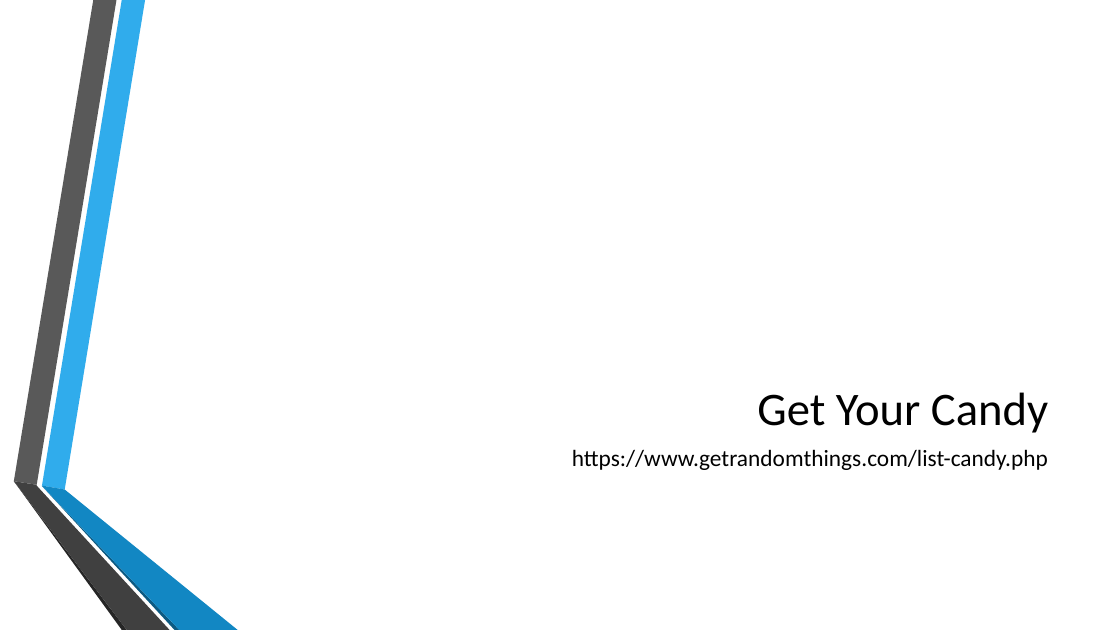
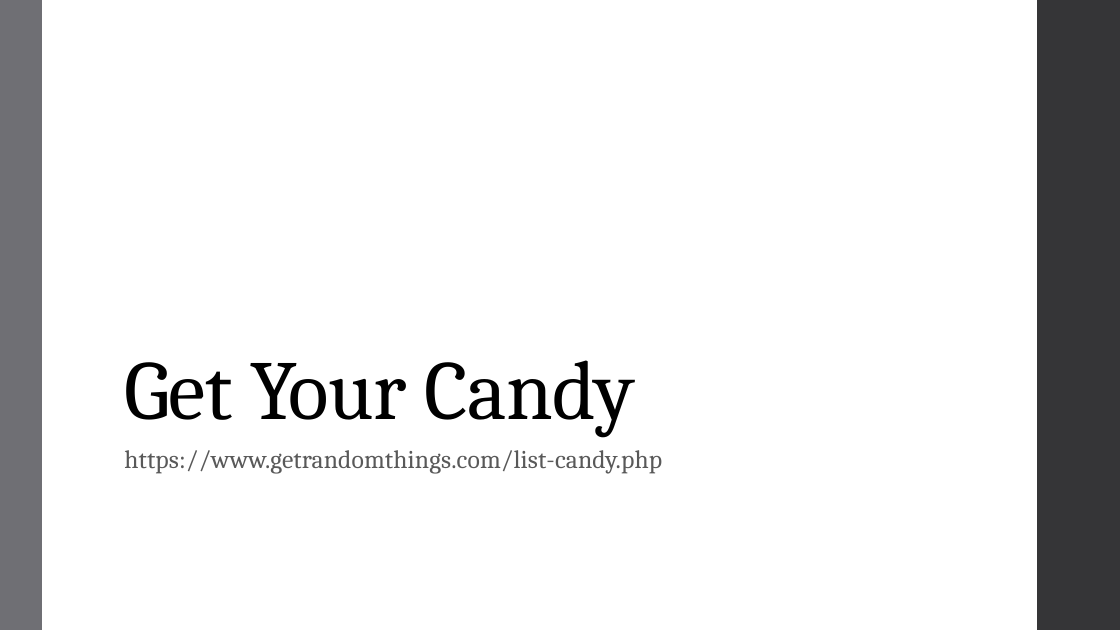
Before and after one commit to MGIS-UMN/GIS5577_week3, a slide deck: slide 13 of Database_Management.odp (slide 10 before the commit). Drawn at 1120x630 pixels with LibreOffice and Linux fonts; fonts in the diff are those of the drawing; background and template pictures are left out. Boxes give left, top, right and bottom in pixels: in the first picture for what was removed or moved away, otherwise in the second. Text is boxed around its words. In the diff, an @@ line names an element or a change of style, - is before the commit and + after.

```diff
--- a/Database_Management.odp
+++ b/Database_Management.odp
@@ freeform shape added at (0,0,42,630), fill #6F6F74 @@
@@ freeform shape added at (1038,0,1120,630), fill #353537 @@
@@ title "Get Your Candy": place and size @@
-title "Get Your Candy" at (757,392,1048,433)
+title "Get Your Candy" at (124,360,634,437)
@@ title "Get Your Candy" at (124,360,634,437): size 40 to 72 pt, font Calibri to Cambria, letter spacing 0 to -0.5 pt; alignment right to left; line spacing 1 to 0.85 @@
@@ text "https://www.getrandomthings.com/list-candy.php": place and size @@
-text "https://www.getrandomthings.com/list-candy.php" at (572,449,1048,470)
+text "https://www.getrandomthings.com/list-candy.php" at (124,450,662,474)
@@ text "https://www.getrandomthings.com/list-candy.php" at (124,450,662,474): size 20 to 22 pt, font Calibri to Cambria, text colour #000000 to #595959, letter spacing 0 to 0.1 pt; alignment right to left; line spacing 1 to 0.95; more space between paragraphs @@
@@ group removed at (13,0,238,630): 6 freeform shapes @@
```
Also in this commit, not shown: 40 other slides changed, 5 slides added, 3 other files.
